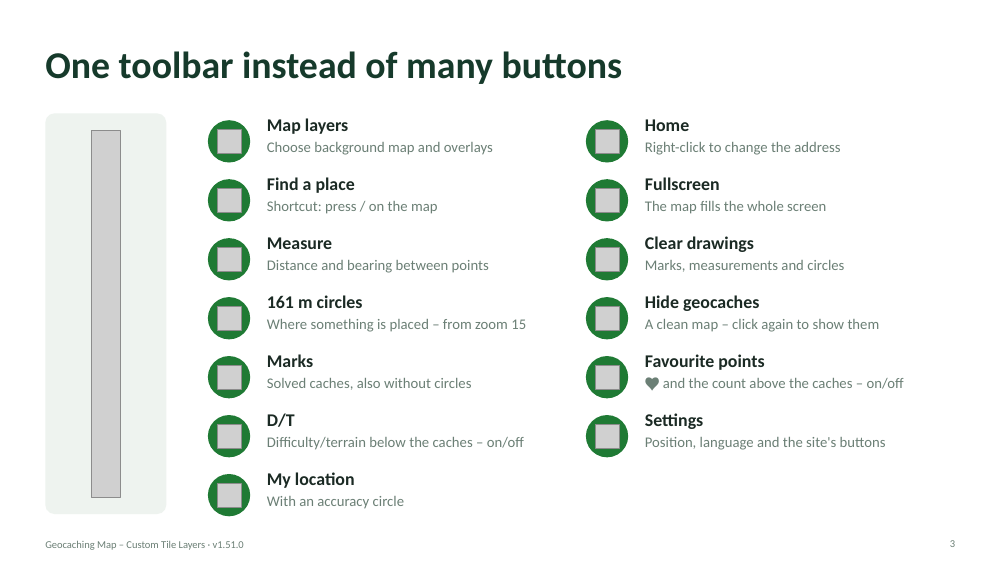
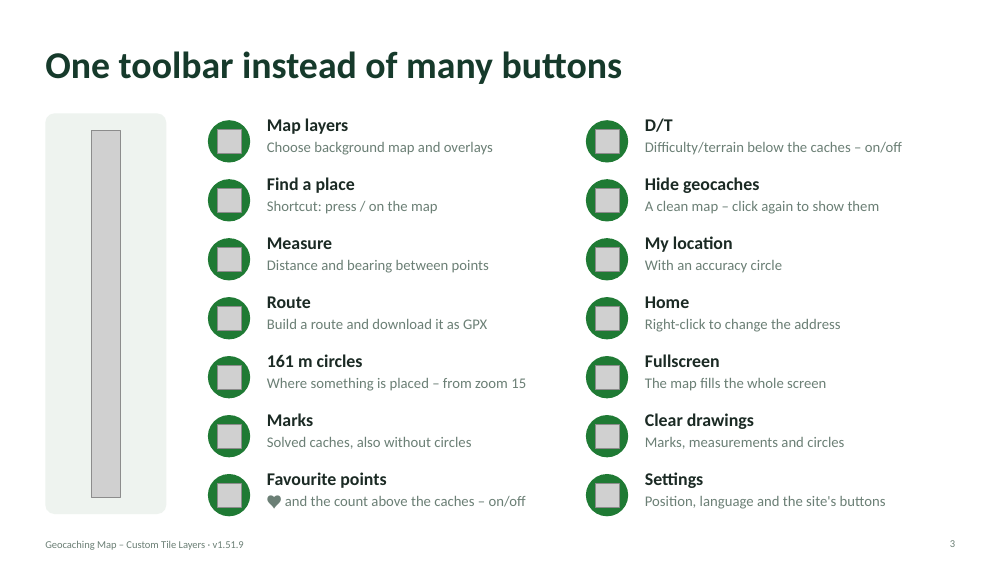
Before and after one commit to knutos/custom-tiles, a slide deck: slide 3 of docs/Geocaching-Map-Custom-Tile-Layers-Presentation.pptx. Drawn at 1008x567 pixels with LibreOffice and Linux fonts; fonts in the diff are those of the drawing; grey boxes stand for pictures. Boxes give left, top, right and bottom in pixels: in the first picture for what was removed or moved away, otherwise in the second. Text is boxed around its words. In the diff, an @@ line names an element or a change of style, - is before the commit and + after.

Commit message:
Presentations: Route button on the toolbar slide; docs at 1.51.9

```diff
--- a/docs/Geocaching-Map-Custom-Tile-Layers-Presentation.pptx
+++ b/docs/Geocaching-Map-Custom-Tile-Layers-Presentation.pptx
@@ text at <box>645,118,902,155</box>: text changed @@
-Home
-Right-click to change the address
+D/T
+Difficulty/terrain below the caches – on/off
@@ text at <box>645,177,880,214</box>: text changed @@
-Fullscreen
-The map fills the whole screen
+Hide geocaches
+A clean map – click again to show them
@@ text at <box>645,236,782,273</box>: text changed @@
-Clear drawings
-Marks, measurements and circles
+My location
+With an accuracy circle
@@ text added at <box>267,296,487,329</box>, 14 pt, text #6B7F75 @@
+Route
+Build a route and download it as GPX
@@ text at <box>645,296,840,332</box>: text changed @@
-Hide geocaches
-A clean map – click again to show them
+Home
+Right-click to change the address
@@ text at <box>645,354,826,391</box>: text changed @@
-Favourite points
-♥ and the count above the caches – on/off
+Fullscreen
+The map fills the whole screen
@@ 3 texts: place and size @@
-3 texts at <box>267,295,886,450</box>
+3 texts at <box>267,354,886,509</box>
@@ text removed at <box>267,413,524,450</box> @@
-D/T
-Difficulty/terrain below the caches – on/off
@@ text added at <box>645,413,844,449</box>, 14 pt, text #6B7F75 @@
+Clear drawings
+Marks, measurements and circles
@@ text at <box>267,472,526,507</box>: text changed @@
-My location
-With an accuracy circle
+Favourite points
+♥ and the count above the caches – on/off
@@ ellipse added at <box>586,474,628,516</box>, fill #1F7A34 @@
@@ picture added at <box>595,483,619,507</box> @@
```
Also in this commit, not shown: 14 other slides changed, 5 other files.
